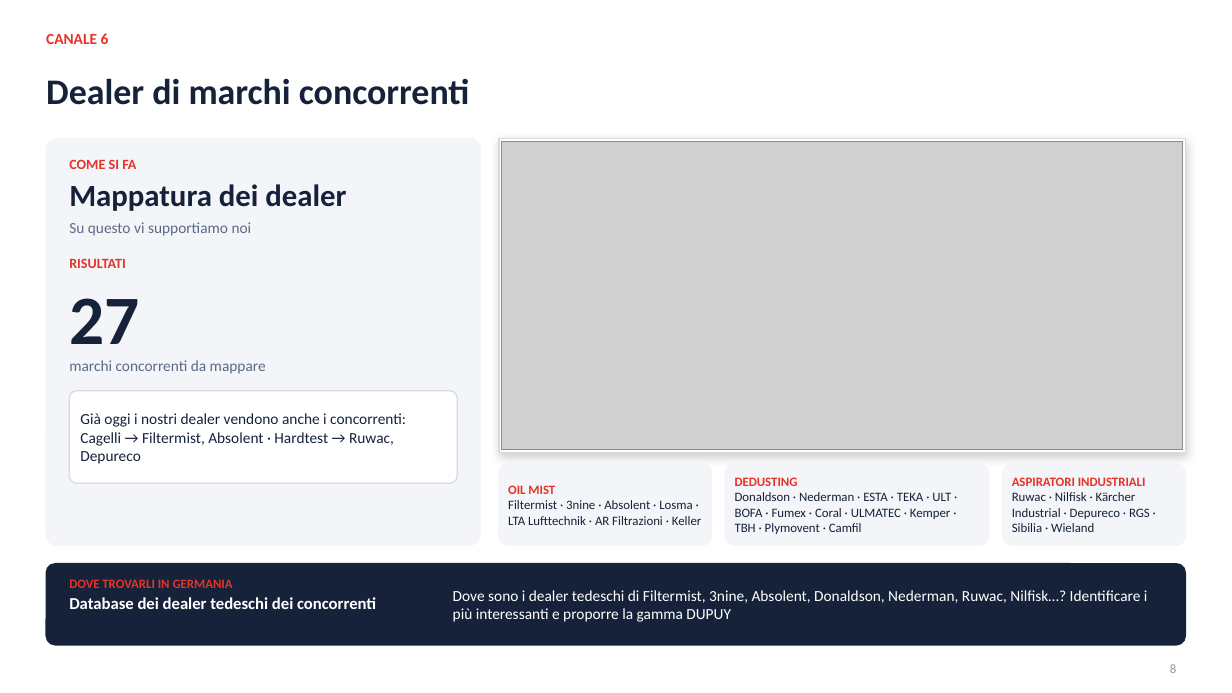
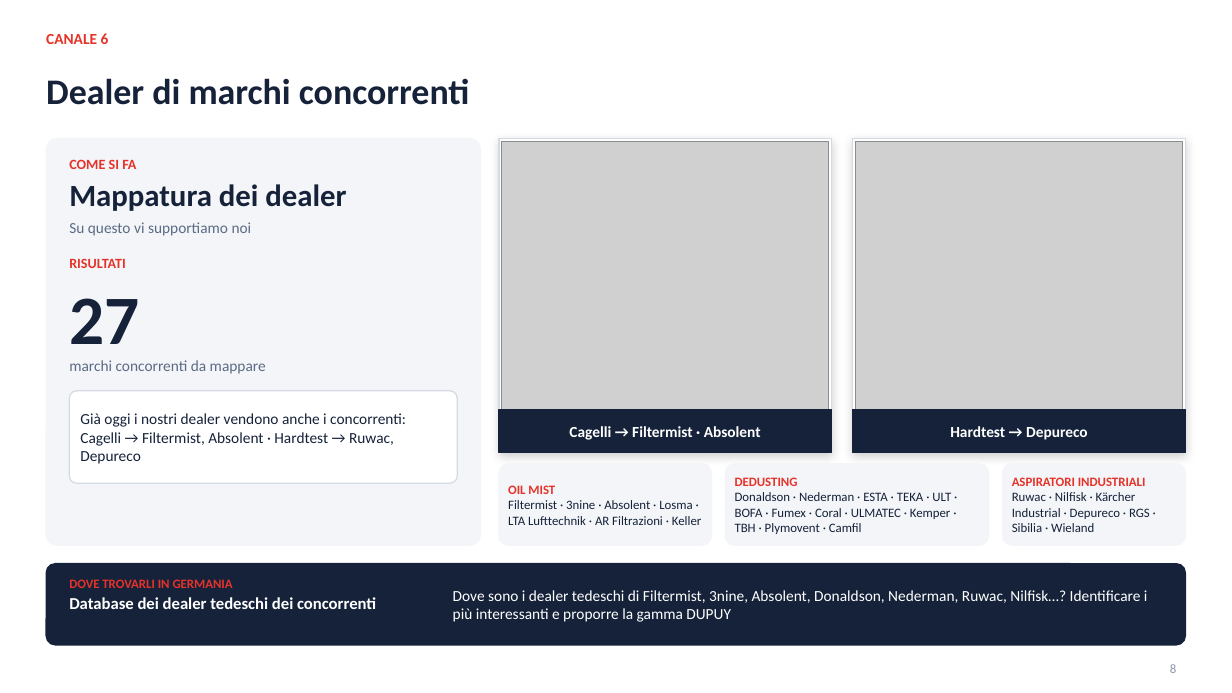
Before and after one commit to rarmentaro1204/routinedupuy, a slide deck: slide 8 of DUPUY_Germania_Canali.pptx. Drawn at 1232x693 pixels with LibreOffice and Linux fonts; fonts in the diff are those of the drawing; grey boxes stand for pictures; background and template pictures are left out. Boxes give left, top, right and bottom in pixels: in the first picture for what was removed or moved away, otherwise in the second. Text is boxed around its words. In the diff, an @@ line names an element or a change of style, - is before the commit and + after.

```diff
--- a/DUPUY_Germania_Canali.pptx
+++ b/DUPUY_Germania_Canali.pptx
@@ rectangle: place and size @@
-rectangle at (499,139,1186,453)
+rectangle at (499,139,832,453)
@@ picture removed at (502,141,1183,450) @@
@@ picture added at (502,141,829,409) @@
@@ rectangle added at (853,139,1186,453), fill #FFFFFF, outline #D5DBE5 1 pt @@
@@ picture added at (856,141,1183,409) @@
@@ rectangle added at (499,409,832,453), fill #152239, outline #152239 1 pt @@
@@ rectangle added at (853,409,1186,453), fill #152239, outline #152239 1 pt @@
@@ text added at (569,426,761,440), 12 pt, text #FFFFFF, bold @@
+Cagelli → Filtermist · Absolent
@@ text added at (950,426,1088,440), 12 pt, text #FFFFFF, bold @@
+Hardtest → Depureco
```
Also in this commit, not shown: 3 other slides changed, 2 other files.
